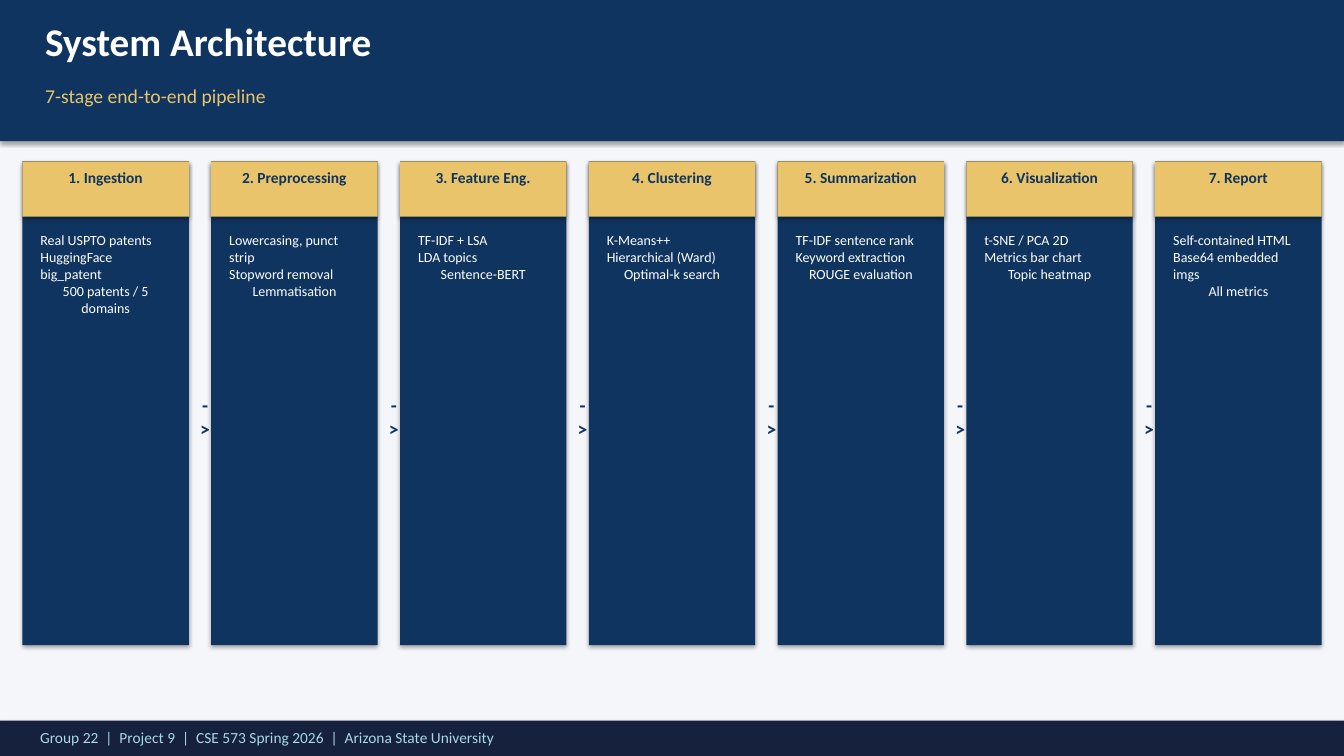
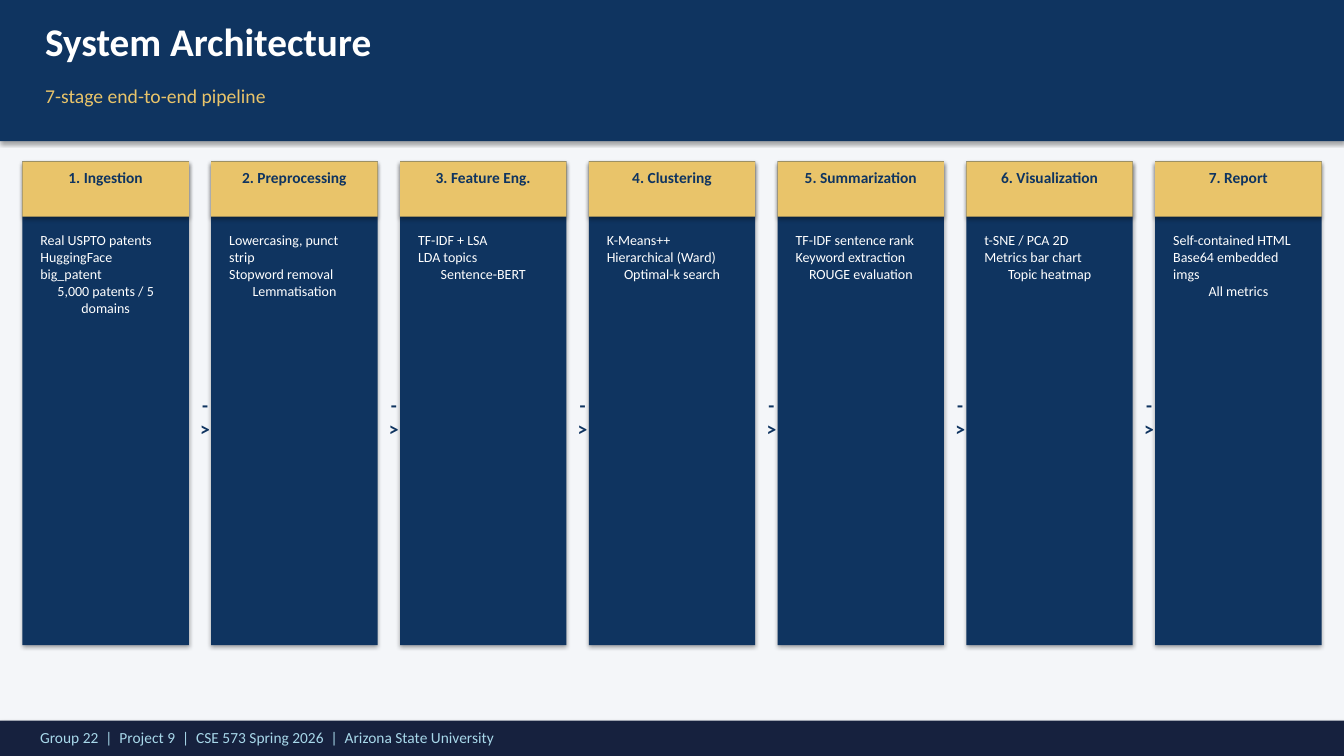
Before and after one commit to ReethikaGogireddy/PatentSummarizer, a slide deck: slide 3 of Group22-Project9-SP26-Group-DEMO-Presentation.pptx. Drawn at 1344x756 pixels with LibreOffice and Linux fonts; fonts in the diff are those of the drawing. Boxes give left, top, right and bottom in pixels: in the first picture for what was removed or moved away, otherwise in the second. Text is boxed around its words. In the diff, an @@ line names an element or a change of style, - is before the commit and + after.

Commit message:
Update README + docker-compose + PPTX architecture diagram for 5k scale
- README: dataset section now describes both sample_patents.csv (48
  synthetic) and real_patents.csv (5,000 from big_patent), with CPC
  table for the real corpus
- README: replace PatentsView examples with bigpatent commands,
  document SBERT cache + auto-scaling memory behavior in Troubleshooting
- docker-compose: patent-pipeline-real now uses --source bigpatent
  --n 5000 --k 5 --topics 5 (was patentsview --n 500)
- PPTX architecture slide: Ingestion box now reads '5,000 patents'
- main.py docstring: include bigpatent example

```diff
--- a/Group22-Project9-SP26-Group-DEMO-Presentation.pptx
+++ b/Group22-Project9-SP26-Group-DEMO-Presentation.pptx
@@ text at bbox=[40, 235, 154, 313]: text changed @@
-Real USPTO patents
-HuggingFace big_patent
-500 patents / 5 domains
+Real USPTO patents
+HuggingFace big_patent
+5,000 patents / 5 domains
```
Also in this commit, not shown: 4 other files.
